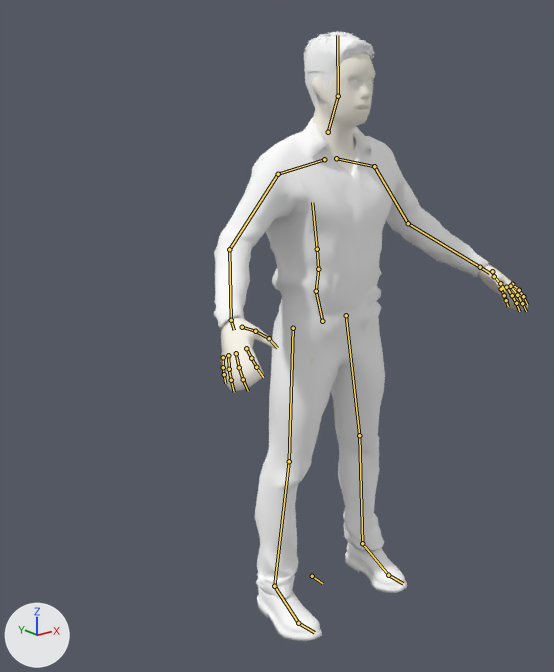
Renders of the Blender file Tribe2020/Assets/Art/Models/Avatars/Tribe_male_casual.blend from each side of a commit.
Before and after are seen from a 50 mm lens placed at (-1.495, -1.652, 1.554), pointed at (-0.158, 0.02, 0.885). Arrows for +X, +Y and +Z are at lower left; the lights stay in place. Both versions are drawn at the pose saved in each file; the numbers are the values there. The bones that bend it are drawn over the model as lines.

In view in the first picture: 'Tribe_male_character:Male_casualsuit01', 'Tribe_male_character:Proxy741', 'Tribe_male_character:Shoes03', 'Tribe_male_character:Short01'.
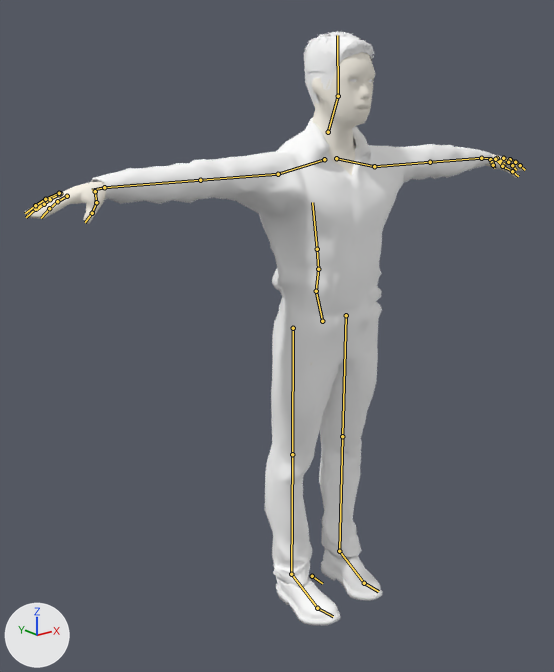
Where the change shows, as pixel boxes [x1, y1, x2, y2] in the pictures (554 x 672 px):
'Tribe_male_character:Male_casualsuit01', posed (46% wider): before [214, 117, 489, 598]; after [91, 117, 492, 586]
'Tribe_male_character:Proxy741', posed (63% wider, 8% shorter): before [221, 52, 528, 391]; after [25, 52, 525, 365]
'Tribe_male_character:Shoes03', posed (29% narrower, 22% shorter): before [257, 542, 407, 641]; after [276, 548, 382, 625]
bone 'upperarm_l', root to tip: before (374, 166) to (408, 223); after (374, 166) to (430, 162)
bone 'lowerarm_l', root to tip: before (408, 223) to (480, 267); after (430, 162) to (481, 158)
bone 'upperarm_r', root to tip: before (278, 174) to (229, 249); after (278, 174) to (200, 180)
bone 'lowerarm_r', root to tip: before (229, 249) to (231, 320); after (200, 180) to (104, 187)
bone 'thigh_l', root to tip: before (346, 315) to (359, 435); after (346, 315) to (342, 436)
bone 'calf_l', root to tip: before (359, 435) to (362, 543); after (342, 436) to (339, 551)
bone 'thigh_r', root to tip: before (293, 328) to (289, 461); after (293, 328) to (292, 454)
bone 'calf_r', root to tip: before (289, 461) to (274, 586); after (292, 454) to (291, 574)

Patch to the scene script:
```diff
--- a/Tribe2020/Assets/Art/Models/Avatars/Tribe_male_casual.blend.py
+++ b/Tribe2020/Assets/Art/Models/Avatars/Tribe_male_casual.blend.py
@@ bone_upperarm_l @@
 bone_upperarm_l = bpy.data.objects['Tribe_male_character'].pose.bones['upperarm_l']  # child of 'clavicle_l'
-bone_upperarm_l.rotation_quaternion = (1.0, 0.0, 0.0, 0.0)  # degrees (0, 0, 0)
+bone_upperarm_l.rotation_quaternion = (0.91, 0.04, -0.018, 0.412)  # degrees (3, -4, 49)
@@ bone_lowerarm_l @@
 bone_lowerarm_l = bpy.data.objects['Tribe_male_character'].pose.bones['lowerarm_l']  # child of 'upperarm_l'
-bone_lowerarm_l.rotation_quaternion = (1.0, 0.0, 0.0, 0.0)  # degrees (0, 0, 0)
+bone_lowerarm_l.rotation_quaternion = (0.919, -0.395, -0.004, -0.008)  # degrees (-47, -1, -1)
@@ bone_upperarm_r @@
 bone_upperarm_r = bpy.data.objects['Tribe_male_character'].pose.bones['upperarm_r']  # child of 'clavicle_r'
-bone_upperarm_r.rotation_quaternion = (1.0, 0.0, 0.0, 0.0)  # degrees (0, 0, 0)
+bone_upperarm_r.rotation_quaternion = (0.91, 0.04, 0.018, -0.412)  # degrees (3, 4, -49)
@@ bone_lowerarm_r @@
 bone_lowerarm_r = bpy.data.objects['Tribe_male_character'].pose.bones['lowerarm_r']  # child of 'upperarm_r'
-bone_lowerarm_r.rotation_quaternion = (1.0, 0.0, 0.0, 0.0)  # degrees (0, 0, 0)
+bone_lowerarm_r.rotation_quaternion = (0.919, -0.395, 0.004, 0.008)  # degrees (-47, 1, 1)
@@ bone_thigh_l @@
 bone_thigh_l = bpy.data.objects['Tribe_male_character'].pose.bones['thigh_l']  # child of 'pelvis'
-bone_thigh_l.rotation_quaternion = (1.0, 0.0, 0.0, 0.0)  # degrees (0, 0, 0)
+bone_thigh_l.rotation_quaternion = (0.998, 0.061, -0.002, 0.028)  # degrees (7, 0, 3)
@@ bone_calf_l @@
 bone_calf_l = bpy.data.objects['Tribe_male_character'].pose.bones['calf_l']  # child of 'thigh_l'
-bone_calf_l.rotation_quaternion = (1.0, 0.0, 0.0, 0.0)  # degrees (0, 0, 0)
+bone_calf_l.rotation_quaternion = (0.998, -0.058, 0.0, 0.001)  # degrees (-7, 0, 0)
@@ bone_thigh_r @@
 bone_thigh_r = bpy.data.objects['Tribe_male_character'].pose.bones['thigh_r']  # child of 'pelvis'
-bone_thigh_r.rotation_quaternion = (1.0, 0.0, 0.0, 0.0)  # degrees (0, 0, 0)
+bone_thigh_r.rotation_quaternion = (0.998, 0.061, 0.002, -0.028)  # degrees (7, 0, -3)
@@ bone_calf_r @@
 bone_calf_r = bpy.data.objects['Tribe_male_character'].pose.bones['calf_r']  # child of 'thigh_r'
-bone_calf_r.rotation_quaternion = (1.0, 0.0, 0.0, 0.0)  # degrees (0, 0, 0)
+bone_calf_r.rotation_quaternion = (0.998, -0.058, 0.0, -0.001)  # degrees (-7, 0, 0)
```
